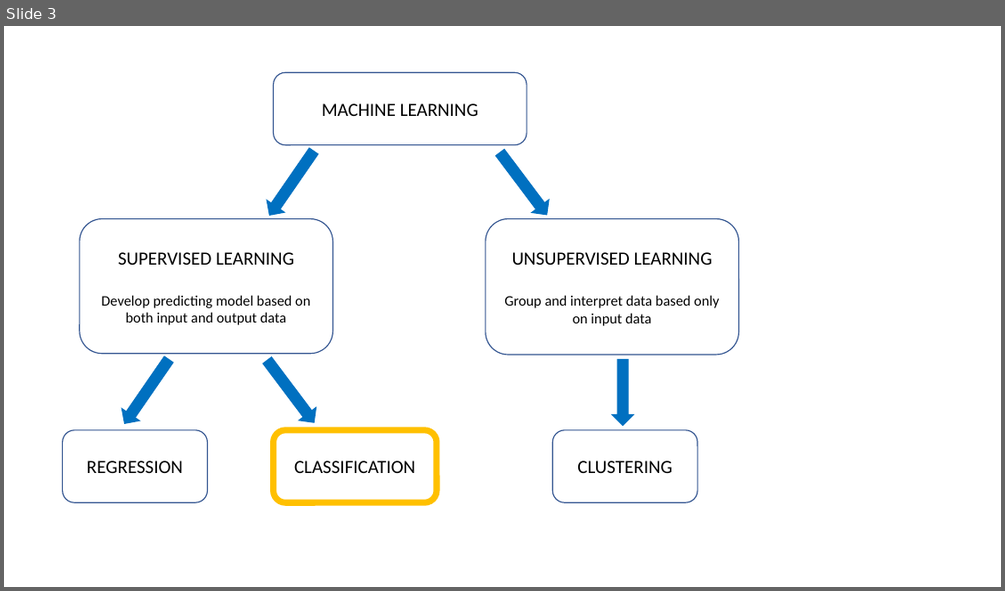
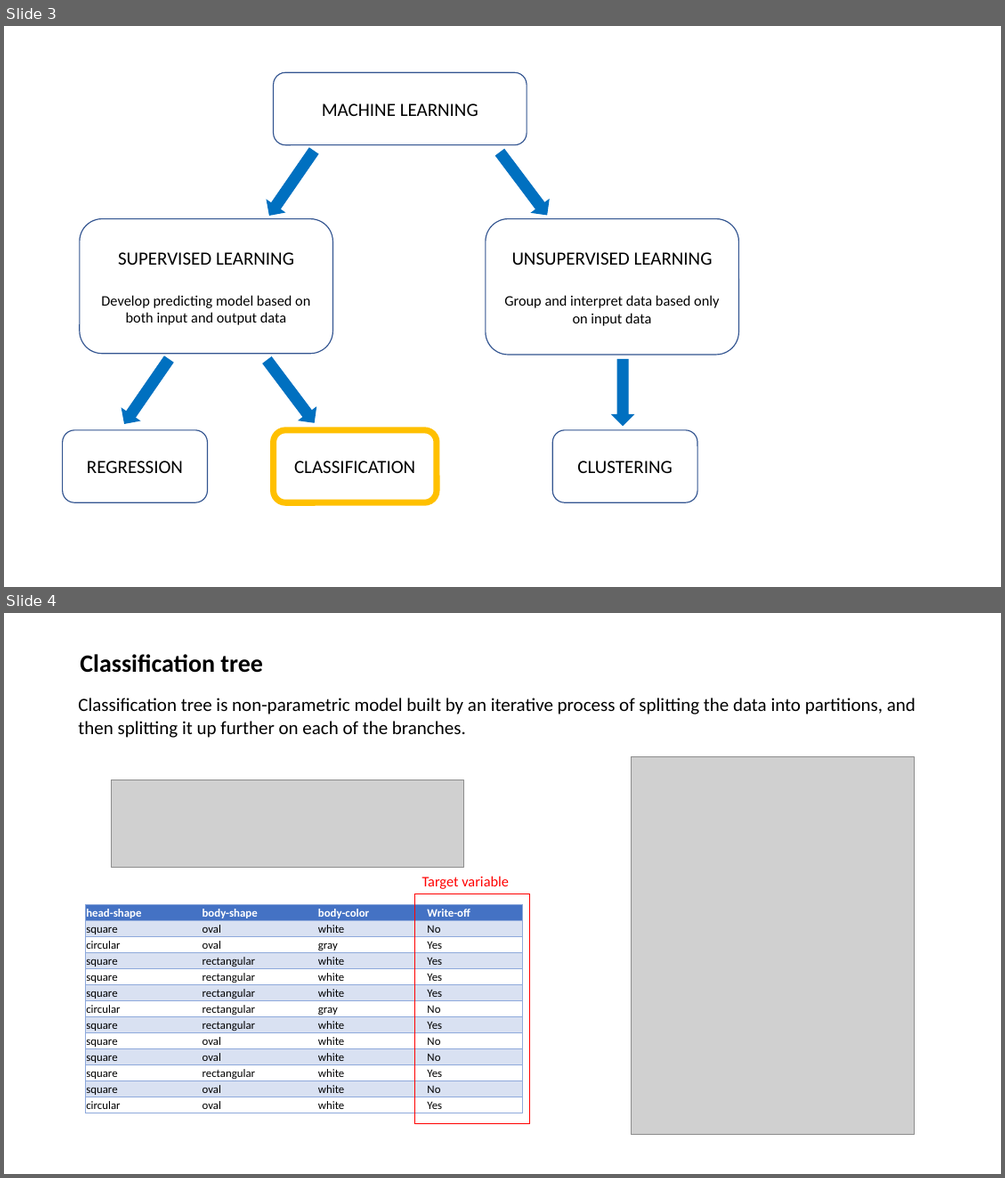
Before and after one commit to MarcoCalbucci/DataAnalytics, a slide deck: PredictiveModeling/Classification/Classification.pptx. Shown one above the other, each under a label of ours: slide 3 before the commit, slides 3 and 4 after it. The pictures are 1005x591 and 1005x1178 pixels, drawn with LibreOffice and Linux fonts; fonts in the diff are those of the drawing; grey boxes stand for pictures. Boxes give left, top, right and bottom in pixels: in the first picture for what was removed or moved away, otherwise in the second. Text is boxed around its words. In the diff, an @@ line names an element or a change of style, - is before the commit and + after.

Commit message:
Classification.pptx: aggiunta teoria modelli classificazione

```diff
--- a/PredictiveModeling/Classification/Classification.pptx
+++ b/PredictiveModeling/Classification/Classification.pptx
@@ slide 4 added at [4,613,1001,1174], background #FFFFFF @@
@@ title added at [80,654,263,673], 24 pt, text #000000, bold @@
+Classification tree
@@ text added at [78,698,915,738], 18 pt, text #000000 @@
+Classification tree is non-parametric model built by an iterative process of splitting the data into partitions, and then splitting it up further on each of the branches.
@@ picture added at [631,756,914,1135] @@
@@ picture added at [111,779,463,867] @@
@@ text added at [422,876,509,889], 14 pt, text #FF0000 @@
+Target variable
@@ table added at [86,904,523,1112], 13 rows, 4 columns @@
+head-shape | body-shape | body-color | Write-off
+square | oval | white | No
+circular | oval | gray | Yes
+square | rectangular | white | Yes
+square | rectangular | white | Yes
+square | rectangular | white | Yes
+circular | rectangular | gray | No
+square | rectangular | white | Yes
+square | oval | white | No
+square | oval | white | No
+square | rectangular | white | Yes
+square | oval | white | No
+circular | oval | white | Yes
@@ rectangle added at [414,893,530,1123], outline #FF0000 1 pt @@
```
Also in this commit, not shown: 6 slides changed, 7 other slides added, 1 slide removed.
